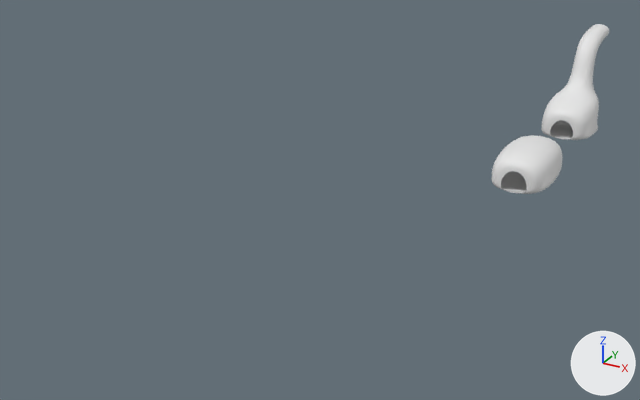
What one commit did to the Blender file Assets/Game Systems/Environment/Environment Assets/Rooms/Environments.blend.
One viewpoint serves both versions: a camera (50 mm lens) standing at (25.6, -120.2, 39.9) and looking at (-17.3, -42.3, 0.9). The axes (+X, +Y, +Z) are drawn at lower right. The lights are the same throughout.

The older version as bpy lines, for what is in view:
```python
me_room__0 = bpy.data.meshes.new('Room (0)')
me_room__0.from_pydata(...)  # 40 vertices, 32 faces; spans x -3.5..3.5, y -1.2..12.2, z -8.7..7.6
me_room__0.polygons.foreach_set('use_smooth', [True] * 32)
me_room__1 = bpy.data.meshes.new('Room (1)')
me_room__1.from_pydata(...)  # 28 vertices, 20 faces; spans x -3.5..3.5, y 0.0..4.52, z 17.65..28.21
me_room__1.polygons.foreach_set('use_smooth', [True] * 20)
ob_room__0 = bpy.data.objects.new('Room (0)', me_room__0)
ob_room__0.parent = ob_rooms
ob_room__0.location = (0.0, 0.0, 0.0)
_m = ob_room__0.modifiers.new('Subdivision', 'SUBSURF')
_m.levels = 2
ob_room__1 = bpy.data.objects.new('Room (1)', me_room__1)
ob_room__1.parent = ob_rooms
ob_room__1.location = (0.0, 0.0, 0.0)
_m = ob_room__1.modifiers.new('Subdivision', 'SUBSURF')
_m.levels = 2
```
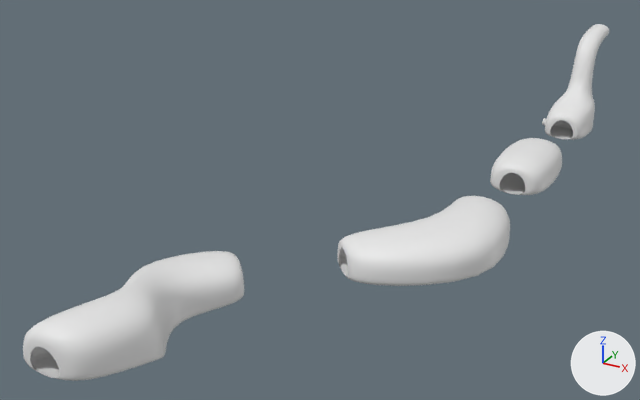
Diff of the bpy script that builds the scene:
```diff
--- a/Assets/Game Systems/Environment/Environment Assets/Rooms/Environments.blend.py
+++ b/Assets/Game Systems/Environment/Environment Assets/Rooms/Environments.blend.py
@@ me_room__0 @@
 # used by ob_room__0; parent = ob_rooms; location = (0.0, 0.0, 0.0)
-me_room__0.from_pydata(...)  # 40 vertices, 32 faces; spans x -3.5..3.5, y -1.2..12.2, z -8.7..7.6
+me_room__0.from_pydata(...)  # 40 vertices, 34 faces; spans x -2.9..2.9, y -1.2..12.2, z -8.7..7.6
+# me_room__0 part 1
+# 2 faces are deleted
+# 7 vertices in x 3.0..3.5, y 0.0..1.0, z -3.0..7.6 move by (-0.6, 0.0, 0.0)
+# 7 vertices in x -3.5..-3.0, y 0.0..1.0, z -3.0..7.6 move by (0.6, 0.0, 0.0)
+# 4 vertices in x -1.5..1.5, y 4.5, z -2.0..0.4 move by (0.0, -0.7, 0.0)
+# 8 vertices move from x -3.5..3.5, y -1.2..4.5, z -3.0..7.6 to x -2.9..2.9, y -1.2..3.8, z -3.0..7.6
+# 4 new faces join them
@@ me_room__3 @@
+me_room__3.from_pydata(...)  # 52 vertices, 44 faces; spans x -24.8..-13.6, y -1.7..4.5, z 57.6..80.3
+me_room__3.polygons.foreach_set('use_smooth', [True] * 44)
@@ me_room__2 @@
+me_room__2.from_pydata(...)  # 36 vertices, 28 faces; spans x -11.4..5.8, y -1.0..4.5, z 38.7..55.4
+me_room__2.polygons.foreach_set('use_smooth', [True] * 28)
@@ ob_room__3 @@
+ob_room__3 = bpy.data.objects.new('Room (3)', me_room__3)
+ob_room__3.parent = ob_rooms
+ob_room__3.location = (0.0, 0.0, 0.0)
+_m = ob_room__3.modifiers.new('Subdivision', 'SUBSURF')
+_m.levels = 2
@@ ob_room__2 @@
+ob_room__2 = bpy.data.objects.new('Room (2)', me_room__2)
+ob_room__2.parent = ob_rooms
+ob_room__2.location = (0.0, 0.0, 0.0)
+_m = ob_room__2.modifiers.new('Subdivision', 'SUBSURF')
+_m.levels = 2
```

Where the change shows, as pixel boxes [x1, y1, x2, y2] in the pictures (640 x 400 px):
'Room (3)', added: after [23, 251, 244, 381]
'Room (2)', added: after [337, 196, 510, 286]
'Room (0)', reshaped: before [541, 24, 609, 140]; after [545, 24, 609, 140]
part 1 of me_room__0, built on: before [541, 53, 599, 140]; after [545, 53, 595, 139]
